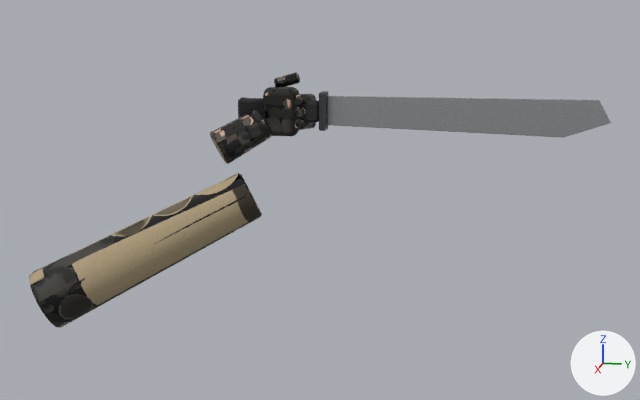
Two versions of the glTF model spil/sigtekorn/modeller/machete.glb, one commit apart.
One viewpoint serves both versions: a 50 mm camera at (1.422, 0.276, 0.206) aimed at (0.094, 0.011, -0.126). Arrows for +X, +Y and +Z are at lower right; the lights stay in place. The first picture is the older version. Vertices at exactly the same position are counted once.

The first picture shows 'hænder', 'machete'.
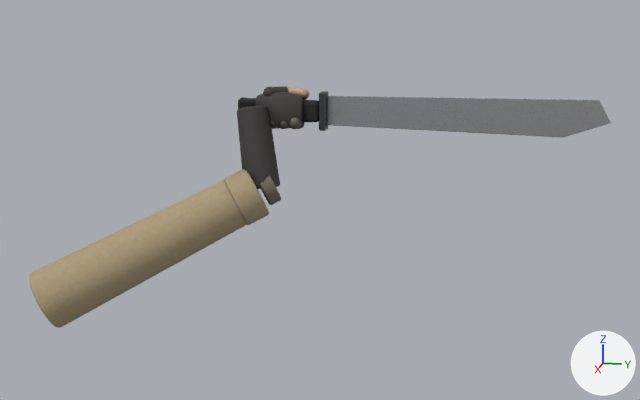
Where the change shows, as pixel boxes (x1, y1, x2, y2) in the pictures (640 x 400 px):
'hænder', reshaped: before (29, 72, 316, 328); after (29, 86, 309, 328)
part 1 of me_højre_håndflade, added: after (278, 121, 289, 129)
part 2 of me_højre_håndflade, added: after (263, 87, 273, 96)
part 3 of me_højre_håndflade, added: after (303, 89, 309, 100)
part 4 of me_højre_håndflade, deleted: before (274, 72, 300, 87)
part 5 of me_højre_håndflade, built on: before (210, 87, 316, 164); after (224, 86, 304, 225)
part 6 of me_højre_håndflade, surface changed (black to beige): before (29, 173, 262, 328); after (29, 180, 247, 328)

The edits, one by one:
me_højre_håndflade is used by ob_hænder; location (0.0, 0.0, 0.0).
me_højre_håndflade had 660 vertices, 1292 faces and spanned x -0.039..0.235, y -0.446..-0.02, z -0.334..0.06.
me_højre_håndflade now has 10416 vertices, 20664 faces and spans x -0.03..0.235, y -0.446..-0.027, z -0.334..0.04.
me_højre_håndflade part 1: a new loose piece, a UV sphere (16 segments, 10 rings, poles along z) spanning x 0.008..0.031, y -0.075..-0.053, z -0.028..-0.005, in mat_hænder.
me_højre_håndflade part 2: a new loose piece, a UV sphere (16 segments, 10 rings, poles along z) spanning x 0.001..0.021, y -0.1..-0.08, z 0.02..0.04, in mat_hænder.
me_højre_håndflade part 3: a new loose piece, a UV sphere (16 segments, 10 rings, poles along z) spanning x -0.016..0.001, y -0.045..-0.027, z 0.018..0.035, in mat_hænder.
me_højre_håndflade part 4: the loose piece of 84 vertices spanning x -0.039..-0.021, y -0.092..-0.048, z 0.032..0.06 is deleted.
me_højre_håndflade part 5: 3 vertices moved within x 0.017..0.018, y -0.035..-0.034, z 0.001..0.016; 449 vertices removed from x -0.032..0.071, y -0.186..-0.02, z -0.085..0.038; 7077 vertices added at x -0.029..0.109, y -0.157..-0.034, z -0.18..0.04.
me_højre_håndflade part 6: 236 kept faces spanning x 0.024..0.235, y -0.446..-0.09, z -0.334..-0.095 get new texture (UV) coordinates.
Other edits to the shape of me_højre_håndflade do not show in these pictures.
